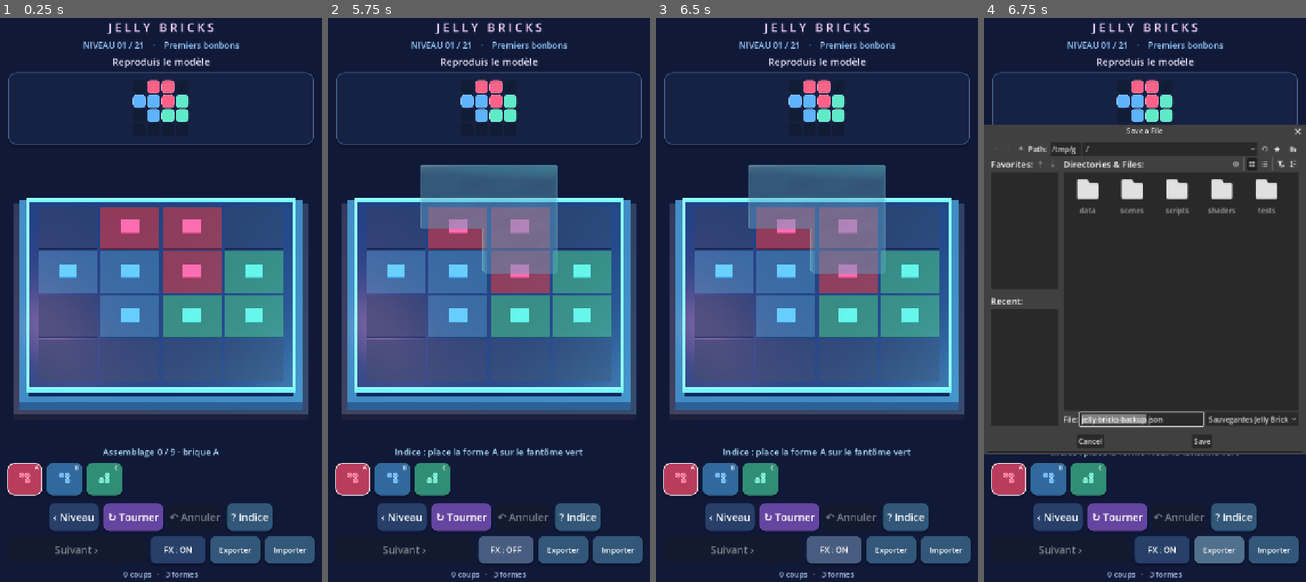
Above: before the commit, frames 1-4 (left to right).
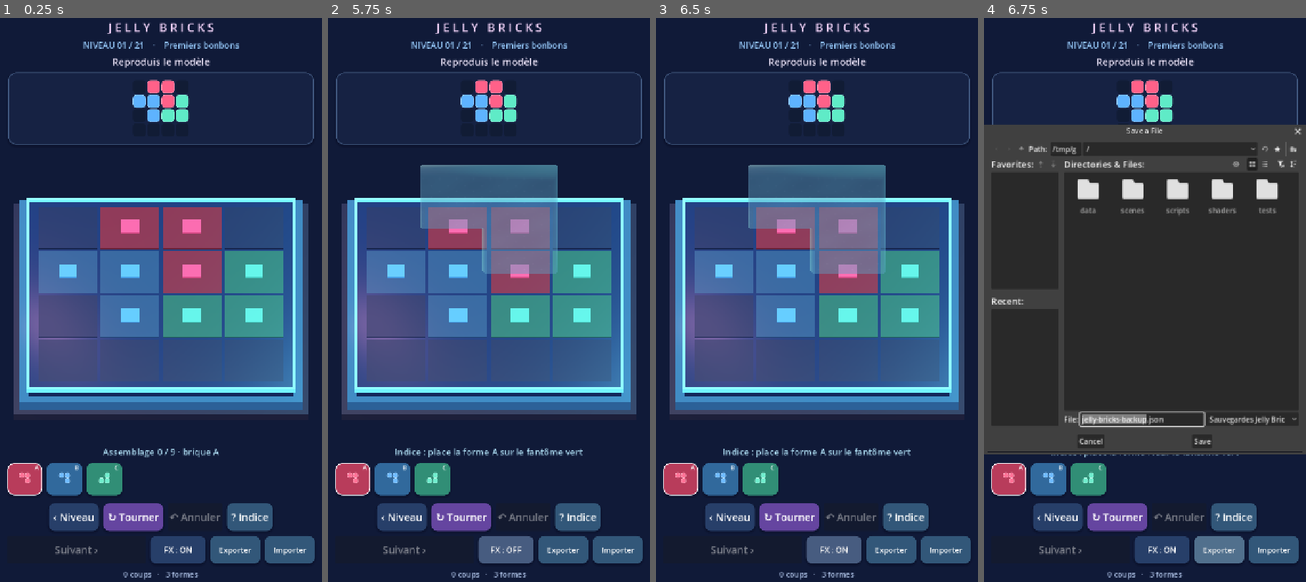
Above: after the commit, the same moments.

Repository: dbrckk/Jelly-bricks
Game: Godot game, scene res://scenes/main.tscn
Two runs of this game, one before a commit and one after it. Both use one fixed random seed, a clock stepped at 60 frames per second and the inputs below.
Inputs (mouse positions are in pixels of both pictures, inside the frame that each line leads up to):
- Up to frame 1 (0.25 s): no input
- Up to frame 2 (5.75 s): click (353, 480) at 0.52 s; click (392, 480) at 1.27 s; click (431, 480) at 2.02 s; click "‹ Niveau" at 2.75 s; click "↻ Tourner" at 3.5 s; click "? Indice" at 4.25 s; click "FX : ON" at 5 s
- Up to frame 3 (6.5 s): click "FX : OFF" at 5.75 s
- Up to frame 4 (6.75 s): click "Exporter" at 6.5 s

Frames 1-3 are identical in both runs. In frame 4, 1.0% of the frame differs, in the area x 2-98%, y 21-76%.

Commit message:
fix(android): reliable multi-finger placement and responsive board touch bounds
* fix(android): pointer-index-safe multitouch, live HUD hit zones and rotation cache

* test(native): reject secondary touch commits, cancelled gestures and cached-rotation regressions

* build(android): version 0.9.10 and monotonic Android versionCode 7

* docs(android): document safe multi-finger gestures, live HUD hit zone and rotation reuse

Diff:
--- a/native-godot/scripts/game_root.gd
+++ b/native-godot/scripts/game_root.gd
@@ -43,6 +43,8 @@
 var tray: HBoxContainer
 var tray_scroll: ScrollContainer
 var overlay: Control
+var top_panel: VBoxContainer
+var bottom_panel: VBoxContainer
 var undo_button: Button
 var next_button: Button
 var feedback_button: Button
@@ -55,7 +57,9 @@
 var has_undo_snapshot: bool = false
 var undo_history: Array[Dictionary] = []
 var touch_started_on_board: bool = false
+var active_touch_index: int = -1
 var mouse_started_on_board: bool = false
+var rotated_cells_cache: Dictionary = {}
 var shape_mesh_cache: Dictionary = {}
 var stage_resource_cache: Dictionary = {}
 var preview_cell: Vector2i = Vector2i(-1, -1)
@@ -241,6 +245,7 @@
     ui.add_child(overlay)
 
     var top := VBoxContainer.new()
+    top_panel = top
     top.set_anchors_preset(Control.PRESET_TOP_WIDE)
     top.offset_left = 18
     top.offset_right = -18
@@ -270,6 +275,7 @@
     center.add_child(model_grid)
 
     var bottom := VBoxContainer.new()
+    bottom_panel = bottom
     bottom.set_anchors_preset(Control.PRESET_BOTTOM_WIDE)
     bottom.offset_left = 16
     bottom.offset_right = -16
@@ -640,12 +646,14 @@
     undo_history.clear()
     has_undo_snapshot = false
     touch_started_on_board = false
+    active_touch_index = -1
     mouse_started_on_board = false
     preview_cell = Vector2i(-1, -1)
     if win_tween != null and win_tween.is_valid():
         win_tween.kill()
     board.scale = Vector3.ONE
     shape_mesh_cache.clear()
+    rotated_cells_cache.clear()
     var rows: Array = level["rows"]
     for r in range(size):
         var row_string := String(rows[r])
@@ -807,7 +815,7 @@
     shape.name = "Piece_" + id
     shape.position = Vector3(placement.y - size/2.0, .034,
         placement.x - size/2.0)
-    var rotated := _rotate_cells(cells, turns)
+    var rotated := _pose_cells(id, turns)
     var mesh := MeshInstance3D.new()
     var mesh_key := id + ":" + str(posmod(turns, 4))
     if not shape_mesh_cache.has(mesh_key):
@@ -843,10 +851,20 @@
             rotated[k] -= Vector2i(low_row, low_col)
     return rotated
 
+## Placement previews and live gestures ask for rotated outlines many times
+## per frame. Cache these tiny immutable arrays only for the current level.
+func _pose_cells(id: String, turns: int) -> Array:
+    if not pieces.has(id):
+        return []
+    var key := id + ":" + str(posmod(turns, 4))
+    if not rotated_cells_cache.has(key):
+        rotated_cells_cache[key] = _rotate_cells(pieces[id], turns)
+    return rotated_cells_cache[key]
+
 func _can_place(id: String, pos: Vector2i, turns: int) -> bool:
     if not pieces.has(id):
         return false
-    for cell in _rotate_cells(pieces[id], turns):
+    for cell in _pose_cells(id, turns):
         var world: Vector2i = pos + cell
         if not wanted.has(world):
             return false
@@ -861,7 +879,7 @@
 func _pose_matches_model(id: String, pos: Vector2i, turns: int) -> bool:
     if not pieces.has(id):
         return false
-    for cell in _rotate_cells(pieces[id], turns):
+    for cell in _pose_cells(id, turns):
         if wanted.get(pos + cell, "") != id:
             return false
     return true
@@ -872,7 +890,7 @@
 func _preview_tint(id: String, pos: Vector2i, turns: int) -> Color:
     if not _can_place(id, pos, turns):
         return Color("#ff537e") # invalid geometry: rose
-    if _matches_model(id, pos, turns):
+    if _pose_matches_model(id, pos, turns):
         return Color("#76ffd4") # fully correct: mint
     return Color("#ffc46a") # possible but not matching: amber
 
@@ -891,7 +909,7 @@
             continue
         if not _can_place(id, candidate, turns):
             continue
-        if _matches_model(id, candidate, turns):
+        if _pose_matches_model(id, candidate, turns):
             return candidate
         if first_fitting.x < 0:
             first_fitting = candidate
@@ -950,7 +968,7 @@
         var pose: Dictionary = placements[id]
         var at := Vector2i(int(pose["row"]), int(pose["col"]))
         var turns := int(pose["turns"])
-        for cell in _rotate_cells(pieces[id], turns):
+        for cell in _pose_cells(id, turns):
             occupied[at + cell] = id
         var piece := _piece_node(id, pieces[id], at, turns)
         var candy_material: ShaderMaterial = piece.get_child(0).material_override
@@ -1173,36 +1191,54 @@
 
 ## A touch is committed only when released, never at finger-down.
 ## Otherwise the preview would lag behind and dragging could place early.
+## Only the finger that started the gesture can drag or release it.
+## Secondary fingers must not place jelly or dismiss the first finger's
+## preview. Android OS touch cancellations never commit a placement.
 func _unhandled_input(event: InputEvent) -> void:
     if event is InputEventScreenTouch:
         if event.pressed:
-            touch_started_on_board = _inside_board_input_area(event.position)
-            if touch_started_on_board:
+            if active_touch_index < 0 and not completed \
+                    and _inside_board_input_area(event.position):
+                active_touch_index = event.index
+                touch_started_on_board = true
                 _handle_board_position(event.position, false)
-        else:
-            if touch_started_on_board:
+        elif event.index == active_touch_index:
+            if touch_started_on_board and not event.canceled:
                 _handle_board_position(event.position, true)
             touch_started_on_board = false
+            active_touch_index = -1
             _draw_preview(Vector2i(-1, -1))
-    elif event is InputEventScreenDrag and touch_started_on_board:
-        _handle_board_position(event.position, false)
+    elif event is InputEventScreenDrag:
+        if touch_started_on_board and event.index == active_touch_index:
+            _handle_board_position(event.position, false)
     elif event is InputEventMouseButton and event.button_index == MOUSE_BUTTON_LEFT:
         if event.pressed:
-            mouse_started_on_board = _inside_board_input_area(event.position)
+            mouse_started_on_board = active_touch_index < 0 \
+                and _inside_board_input_area(event.position)
             if mouse_started_on_board:
                 _handle_board_position(event.position, false)
         else:
-            if mouse_started_on_board:
+            if mouse_started_on_board and active_touch_index < 0:
                 _handle_board_position(event.position, true)
             mouse_started_on_board = false
-            _draw_preview(Vector2i(-1, -1))
-    elif event is InputEventMouseMotion and mouse_started_on_board:
+            if active_touch_index < 0:
+                _draw_preview(Vector2i(-1, -1))
+    elif event is InputEventMouseMotion and mouse_started_on_board \
+            and active_touch_index < 0:
         _handle_board_position(event.position, false)
 
 func _inside_board_input_area(screen: Vector2) -> bool:
     var viewport_size := get_viewport().get_visible_rect().size
-    return screen.y >= 315.0 * viewport_size.y / 1280.0 \
-        and screen.y <= viewport_size.y * .80
+    if screen.x < 0.0 or screen.x > viewport_size.x \
+            or screen.y < 0.0 or screen.y > viewport_size.y:
+        return false
+    # Derive boundaries from actual responsive HUD layout, not percentages
+    # of an assumed 720x1280 handset. Reject overlap on small screens.
+    if top_panel != null and bottom_panel != null:
+        var upper: float = top_panel.get_global_rect().end.y + 5.0
+        var lower: float = bottom_panel.get_global_rect().position.y - 5.0
+        return lower > upper and screen.y >= upper and screen.y <= lower
+    return false
 
 
 func _handle_board_position(screen: Vector2, commit: bool) -> void:
--- a/native-godot/tests/validate.gd
+++ b/native-godot/tests/validate.gd
@@ -294,6 +294,63 @@
             game._draw_preview(Vector2i(-1, -1))
             if first_ghost.visible:
                 push_error("Touch release failed to hide jelly ghost")
+                quit(1)
+                return
+
+            # The shape outline is reused across fast drag callbacks, with
+            # exactly one cached rotated shape for each distinct orientation.
+            game.rotated_cells_cache.clear()
+            var outline_one: Array = game._pose_cells(first_id, 1)
+            var outline_again: Array = game._pose_cells(first_id, 1)
+            if game.rotated_cells_cache.size() != 1 \
+                    or outline_one.size() != game.pieces[first_id].size() \
+                    or outline_again != outline_one:
+                push_error("Rotation cache does not reuse stable native puzzle outlines")
+                quit(1)
+                return
+
+            # Android can send multiple fingers at the same time. Only
+            # the finger that pressed first owns this placement gesture.
+            var visible_size: Vector2 = game.get_viewport().get_visible_rect().size
+            var upper: float = game.top_panel.get_global_rect().end.y
+            var lower: float = game.bottom_panel.get_global_rect().position.y
+            var touch_point := Vector2(visible_size.x * 0.5, (upper + lower) * 0.5)
+            if lower <= upper + 12.0 \
+                    or not game._inside_board_input_area(touch_point) \
+                    or game._inside_board_input_area(Vector2(10, upper - 5)) \
+                    or game._inside_board_input_area(Vector2(10, lower + 5)):
+                push_error("Playable touch bounds are not aligned with live native HUD")
+                quit(1)
+                return
+            var finger_a := InputEventScreenTouch.new()
+            finger_a.index = 3
+            finger_a.position = touch_point
+            finger_a.pressed = true
+            game._unhandled_input(finger_a)
+            if not game.touch_started_on_board or game.active_touch_index != 3:
+                push_error("First mobile finger failed to acquire a board gesture")
+                quit(1)
+                return
+            var finger_b := InputEventScreenTouch.new()
+            finger_b.index = 4
+            finger_b.position = touch_point
+            finger_b.pressed = true
+            game._unhandled_input(finger_b)
+            finger_b.pressed = false
+            game._unhandled_input(finger_b)
+            if game.active_touch_index != 3 or not game.placements.is_empty():
+                push_error("Secondary Android contact hijacked or committed a board gesture")
+                quit(1)
+                return
+            var finger_cancel := InputEventScreenTouch.new()
+            finger_cancel.index = 3
+            finger_cancel.position = touch_point
+            finger_cancel.pressed = false
+            finger_cancel.canceled = true
+            game._unhandled_input(finger_cancel)
+            if game.active_touch_index != -1 or game.touch_started_on_board \
+                    or not game.placements.is_empty() or game.preview_cell.x >= 0:
+                push_error("Cancelled Android touch committed jelly or left a stale ghost")
                 quit(1)
                 return
 
Not shown, changed: native-godot/export_presets.cfg
Not shown, changed: native-godot/README.md
